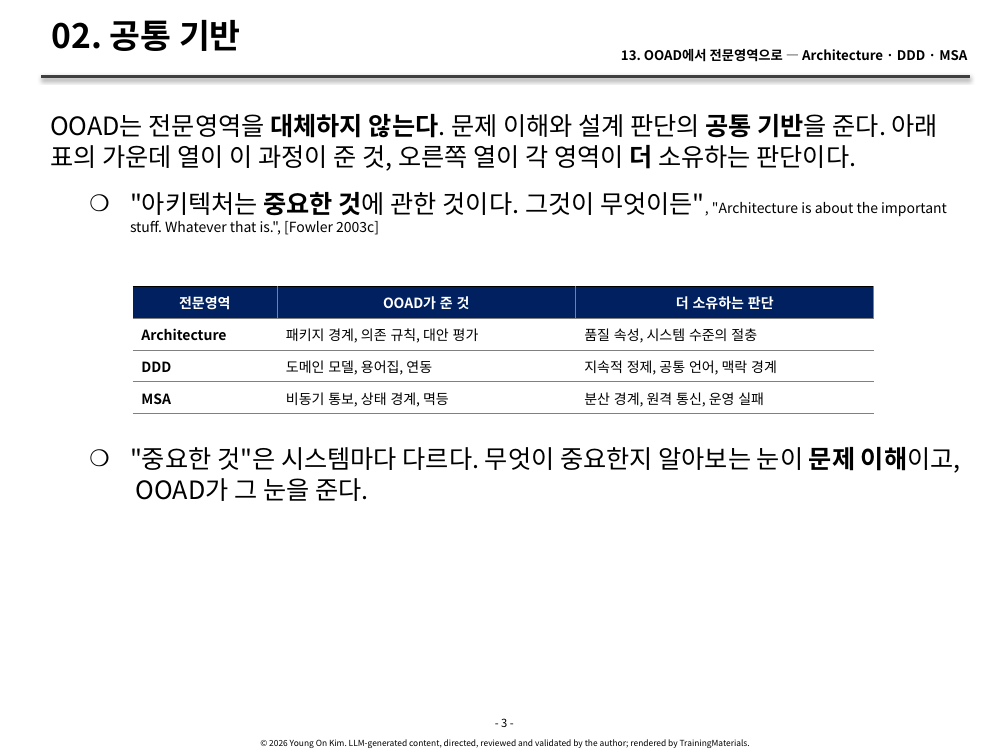
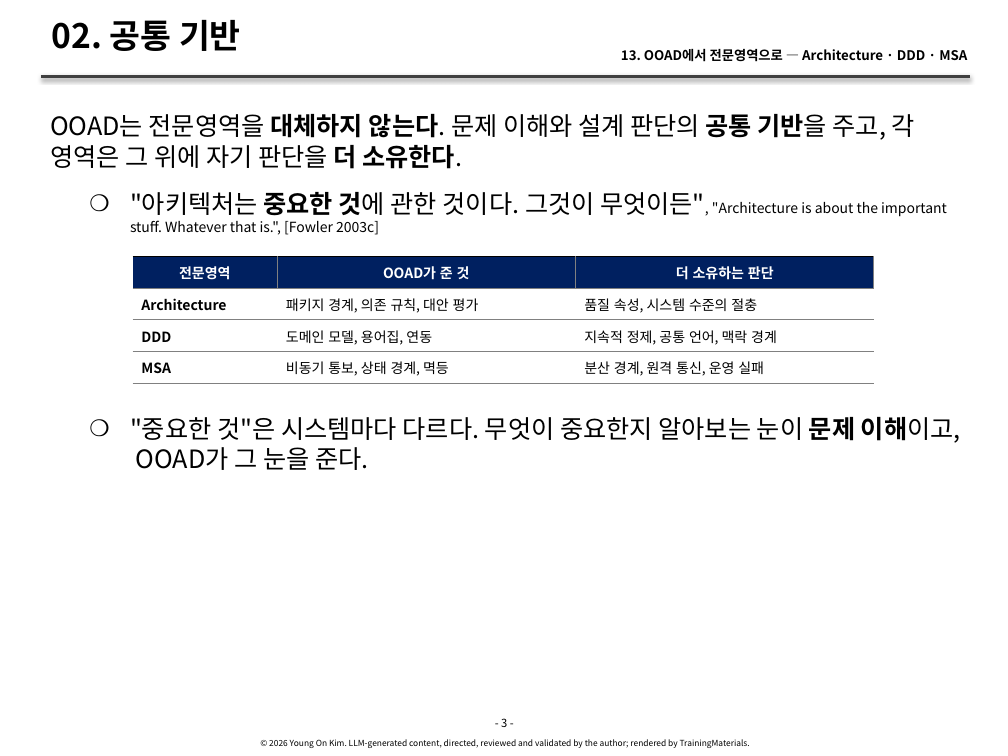
Before and after one commit to YoungSan77/TrainingMaterials, a slide deck: slide 3 of courses/ooad/sessions/s13.pptx. Drawn at 1008x756 pixels with LibreOffice and Linux fonts; fonts in the diff are those of the drawing. Boxes give left, top, right and bottom in pixels: in the first picture for what was removed or moved away, otherwise in the second. Text is boxed around its words. In the diff, an @@ line names an element or a change of style, - is before the commit and + after.

```diff
--- a/courses/ooad/sessions/s13.pptx
+++ b/courses/ooad/sessions/s13.pptx
@@ text at (50,114,915,169): text changed @@
-OOAD는 전문영역을 대체하지 않는다. 문제 이해와 설계 판단의 공통 기반을 준다. 아래 표의 가운데 열이 이 과정이 준 것, 오른쪽 열이 각 영역이 더 소유하는 판단이다.
+OOAD는 전문영역을 대체하지 않는다. 문제 이해와 설계 판단의 공통 기반을 주고, 각 영역은 그 위에 자기 판단을 더 소유한다.
@@ table: place and size @@
-table at (132,286,873,714)
+table at (132,256,873,683)
@@ text ""중요한 것"은 시스템마다 다르다. 무엇이 ...": place and size @@
-text ""중요한 것"은 시스템마다 다르다. 무엇이 ..." at (130,447,961,501)
+text ""중요한 것"은 시스템마다 다르다. 무엇이 ..." at (130,417,961,470)
```
Also in this commit, not shown: 3 other slides changed, 9 other files.
